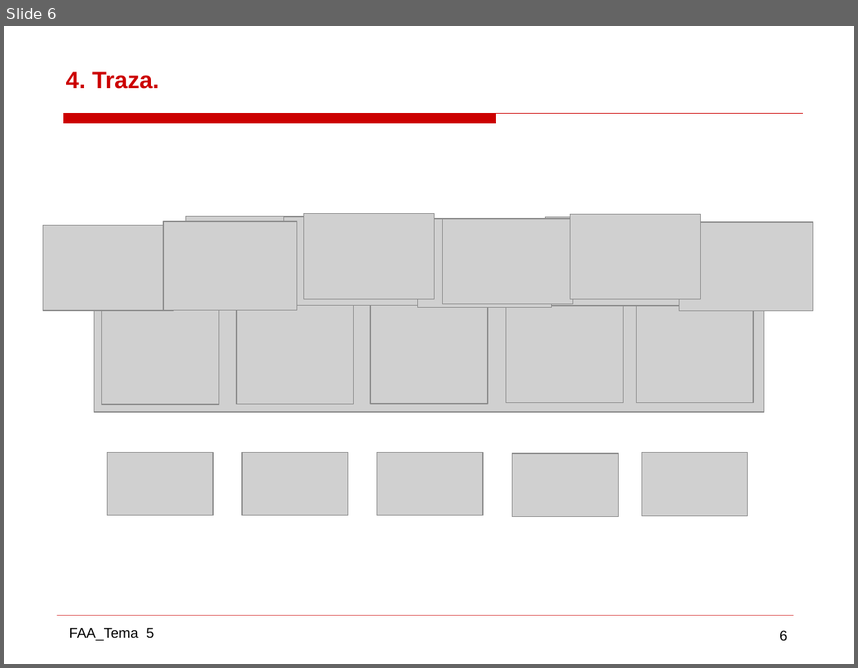
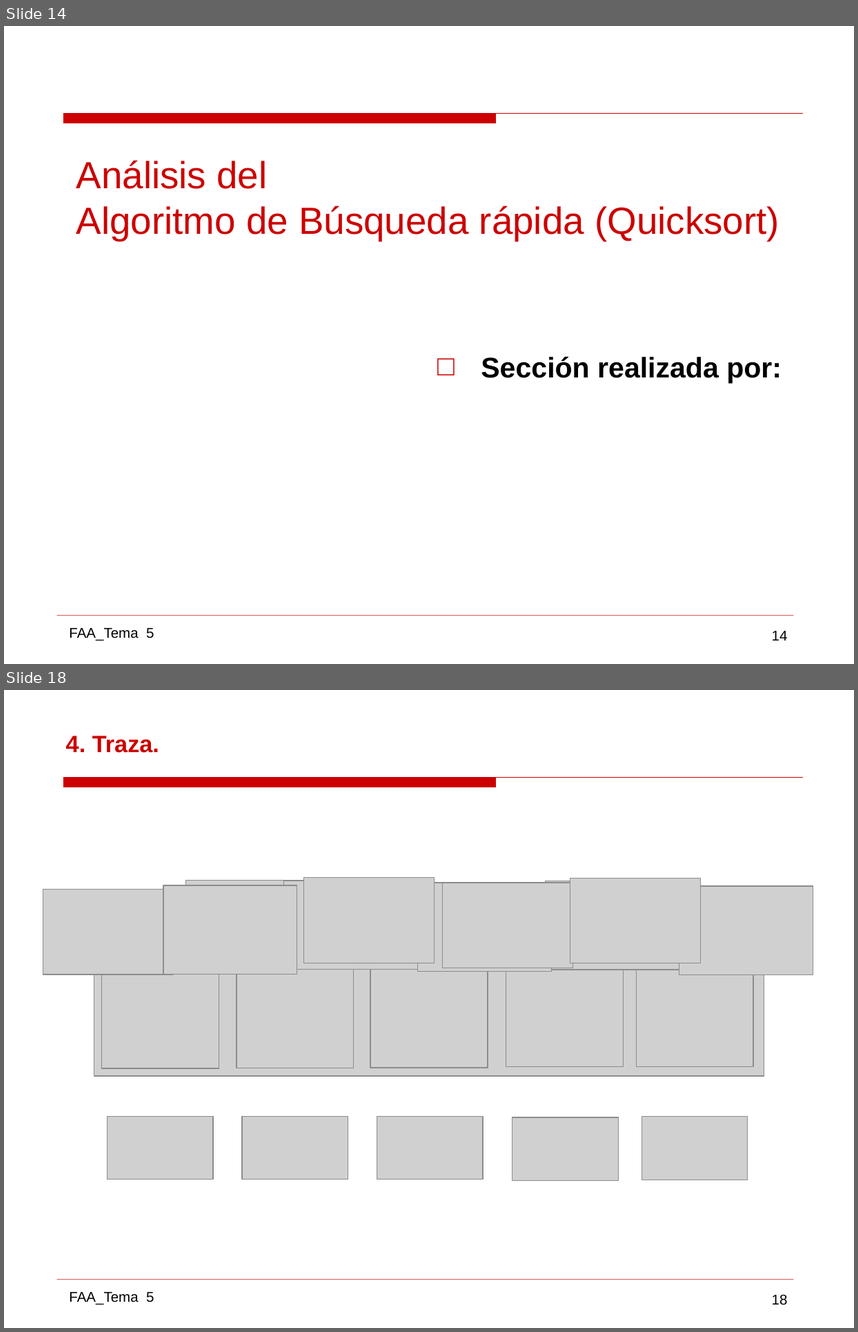
Before and after one commit to gabrielpr96/ETSIcode, a slide deck: FAA/Practica 2 AAD/AAD_11.pptx. Shown one above the other, each under a label of ours: slide 6 before the commit, slides 14 and 18 after it; the slides between them are not shown. The pictures are 858x668 and 858x1332 pixels, drawn with LibreOffice and Linux fonts; fonts in the diff are those of the drawing; grey boxes stand for pictures; background and template pictures are left out. Boxes give left, top, right and bottom in pixels: in the first picture for what was removed or moved away, otherwise in the second. Text is boxed around its words. In the diff, an @@ line names an element or a change of style, - is before the commit and + after.

```diff
--- a/FAA/Practica 2 AAD/AAD_11.pptx
+++ b/FAA/Practica 2 AAD/AAD_11.pptx
@@ slide 14 added at box(4, 26, 854, 664), background #FFFFFF; not listed: 4 template elements that a slide beside it also shows @@
@@ text added at box(76, 160, 780, 241), 32 pt, text #CC0000 @@
+Análisis del
+Algoritmo de Búsqueda rápida (Quicksort)
@@ text added at box(481, 357, 782, 383), 24 pt, text #000000, bold @@
+□ Sección realizada por:
@@ what was slide 6 is now slide 18 @@
@@ page number at box(772, 1294, 788, 1305): text changed @@
-6
+18
```
Also in this commit, not shown: 5 slides changed, 30 other slides added, 6 slides removed, 18 other files.
